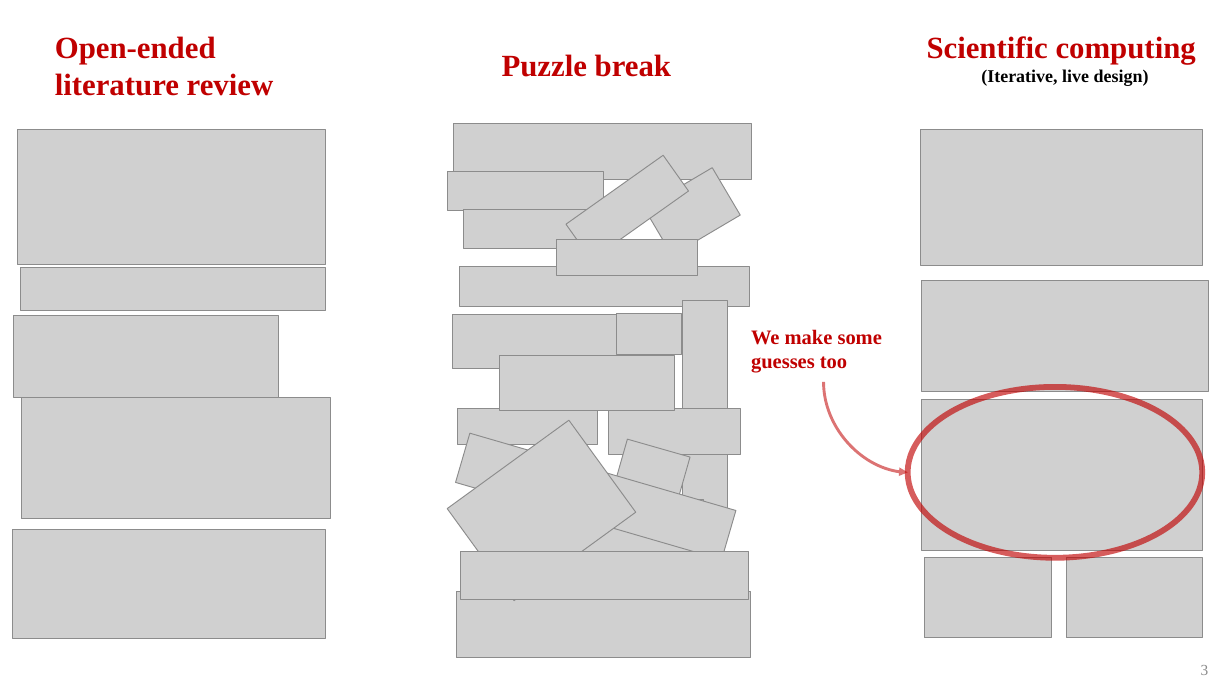
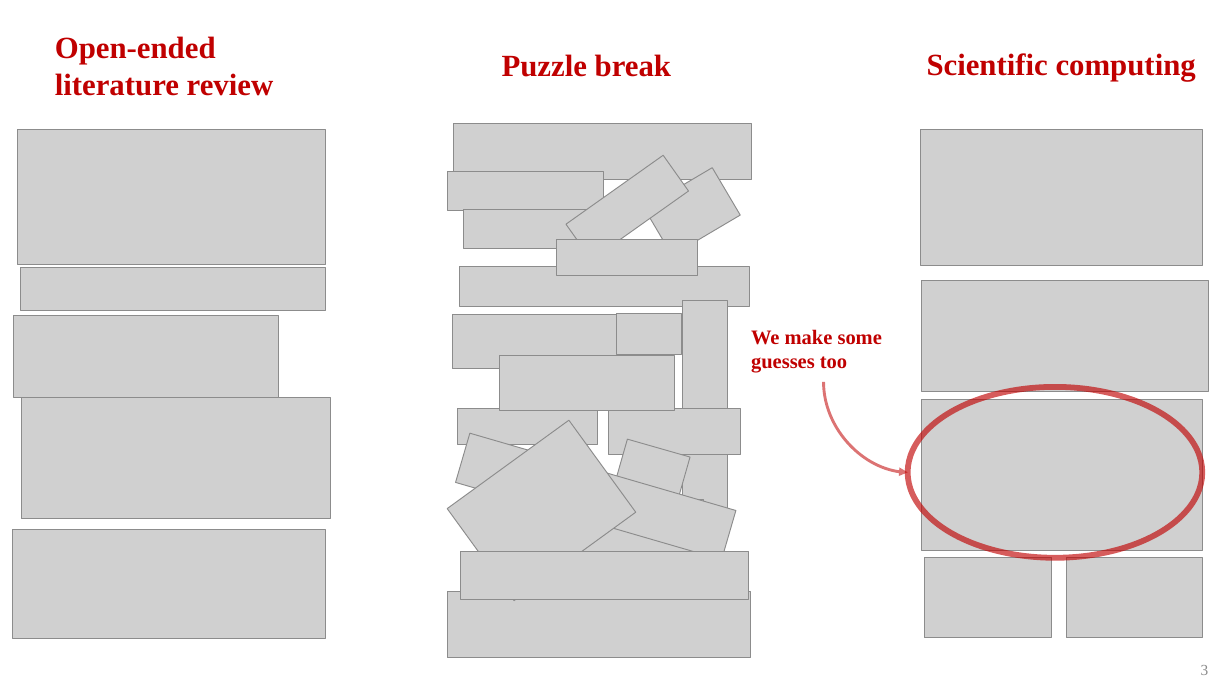
Before and after one commit to psas/electric-feed-system-prototype, a slide deck: slide 3 of Docs/Presentations/Slides/Capstone Showcase Active.pptx. Drawn at 1232x693 pixels with LibreOffice and Linux fonts; fonts in the diff are those of the drawing; grey boxes stand for pictures. Boxes give left, top, right and bottom in pixels: in the first picture for what was removed or moved away, otherwise in the second. Text is boxed around its words. In the diff, an @@ line names an element or a change of style, - is before the commit and + after.

```diff
--- a/Docs/Presentations/Slides/Capstone Showcase Active.pptx
+++ b/Docs/Presentations/Slides/Capstone Showcase Active.pptx
@@ text "Scientific computing": place and size @@
-text "Scientific computing" at <box>927,36,1196,86</box>
+text "Scientific computing" at <box>927,53,1196,81</box>
@@ text at <box>981,69,1149,86</box>: paragraph removed @@
-(Iterative, live design)
@@ picture: place and size @@
-picture at <box>457,592,751,658</box>
+picture at <box>447,592,750,658</box>
```
Also in this commit, not shown: 1 other slide changed, 1 slide added, 1 slide removed, 6 other files.
